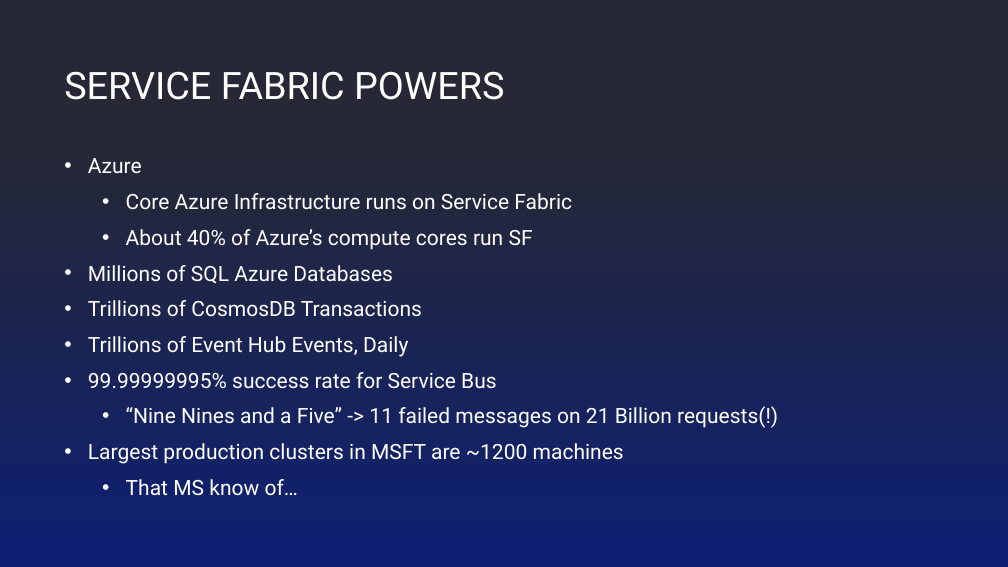
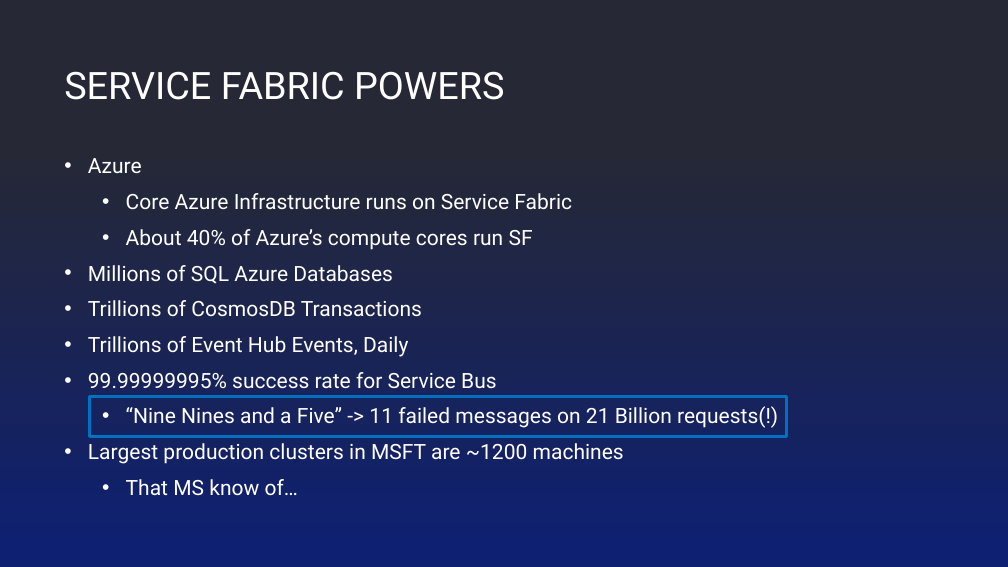
Before and after one commit to javierdpt/conference-tracker, a slide deck: slide 10 of Resources/Using Service Fabric as a Platform.pptx. Drawn at 1008x567 pixels with LibreOffice and Linux fonts; fonts in the diff are those of the drawing; background and template pictures are left out. Boxes give left, top, right and bottom in pixels: in the first picture for what was removed or moved away, otherwise in the second. Text is boxed around its words. In the diff, an @@ line names an element or a change of style, - is before the commit and + after.

```diff
--- a/Resources/Using Service Fabric as a Platform.pptx
+++ b/Resources/Using Service Fabric as a Platform.pptx
@@ rectangle added at box(90, 396, 787, 436), outline #0070C0 3 pt @@
```
Also in this commit, not shown: 6 other slides changed, 1 other file.
